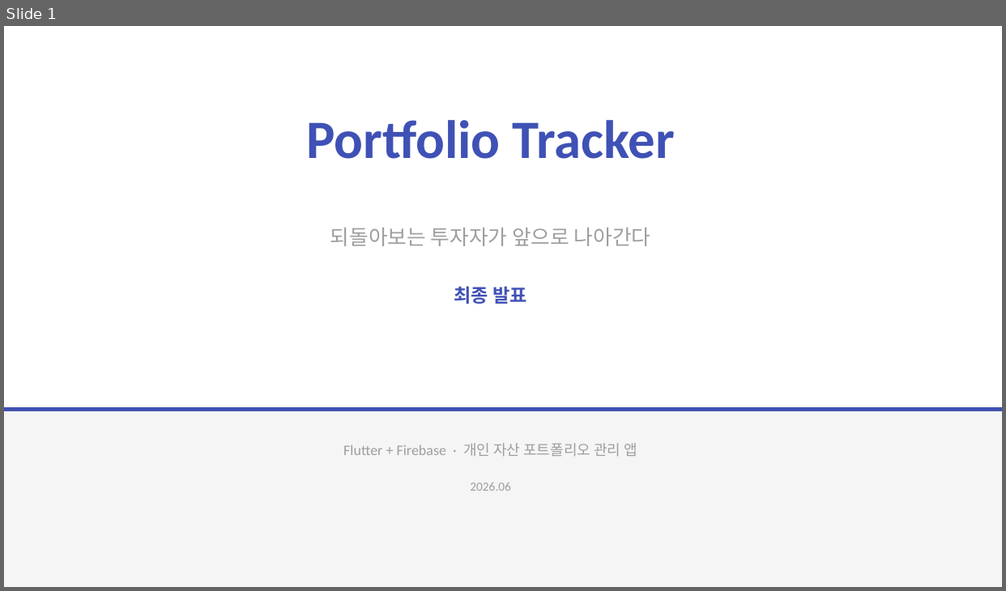
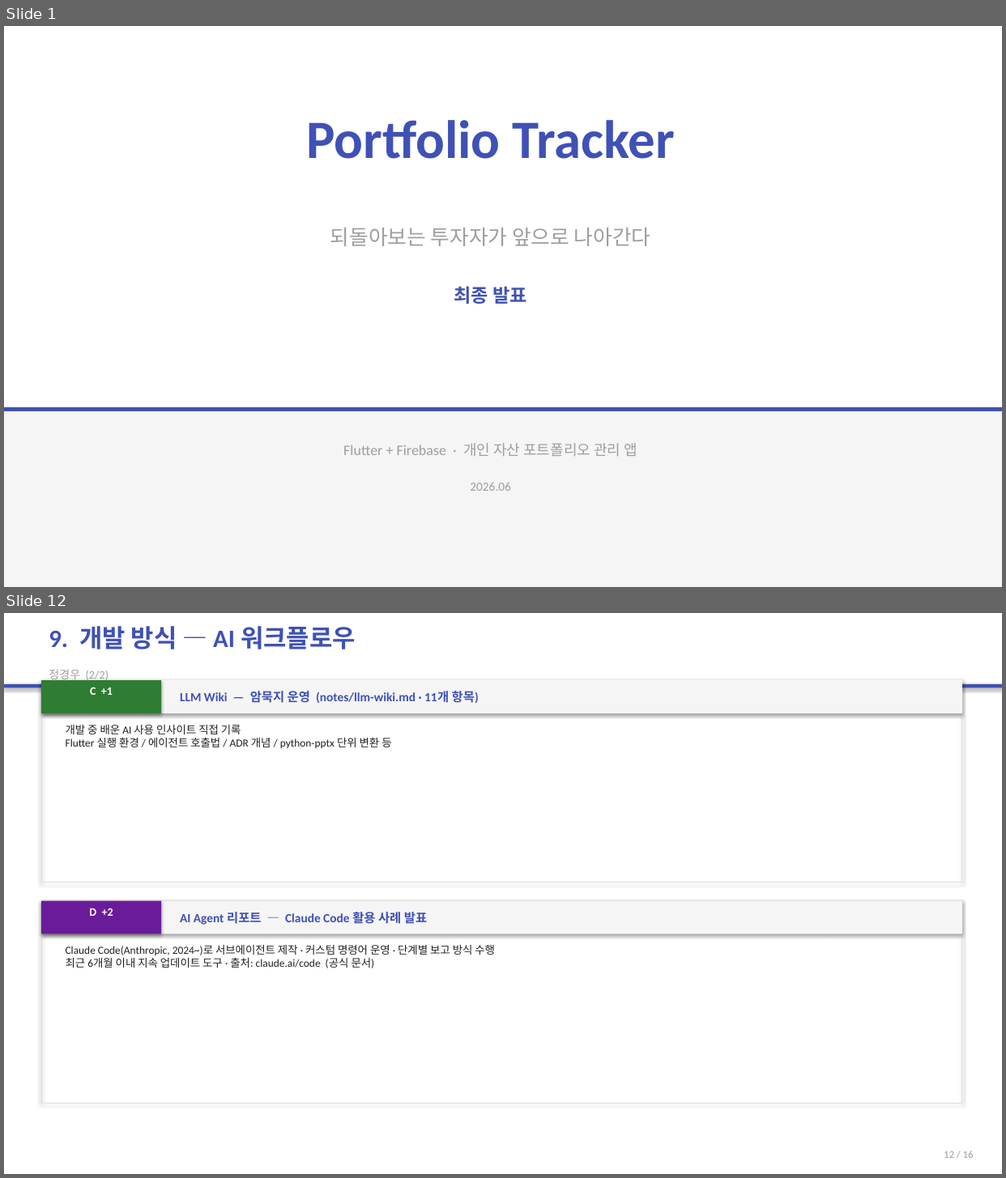
Before and after one commit to 2022136020/project_c, a slide deck: portfolio-tracker/presentation/portfolio-tracker-final.pptx. Shown one above the other, each under a label of ours: slide 1 before the commit, slides 1 and 12 after it; the slides between them are not shown. The pictures are 1006x591 and 1006x1178 pixels, drawn with LibreOffice and Linux fonts; fonts in the diff are those of the drawing. Boxes give left, top, right and bottom in pixels: in the first picture for what was removed or moved away, otherwise in the second. Text is boxed around its words. In the diff, an @@ line names an element or a change of style, - is before the commit and + after.

```diff
--- a/portfolio-tracker/presentation/portfolio-tracker-final.pptx
+++ b/portfolio-tracker/presentation/portfolio-tracker-final.pptx
@@ slide 12 added at box(4, 613, 1002, 1174), background #FFFFFF @@
@@ text added at box(49, 626, 356, 649), 24 pt, text #3F51B5, bold @@
+9. 개발 방식 — AI 워크플로우
@@ rectangle added at box(4, 684, 1002, 688), fill #3F51B5 @@
@@ rectangle added at box(41, 680, 962, 883), outline #E0E0E0 0.8 pt @@
@@ rectangle added at box(41, 680, 962, 713), fill #F5F5F5 @@
@@ rectangle added at box(41, 680, 161, 713), fill #2E7D32 @@
@@ text added at box(49, 670, 108, 682), 11 pt, text #9E9E9E @@
+정경우 (2/2)
@@ text added at box(90, 687, 113, 695), 11 pt, text #FFFFFF, bold @@
+C +1
@@ text added at box(180, 691, 479, 703), 12 pt, text #3F51B5, bold @@
+LLM Wiki — 암묵지 운영 (notes/llm-wiki.md · 11개 항목)
@@ text added at box(66, 725, 391, 748), 10.5 pt, text #212121 @@
+개발 중 배운 AI 사용 인사이트 직접 기록
+Flutter 실행 환경 / 에이전트 호출법 / ADR 개념 / python-pptx 단위 변환 등
@@ rectangle added at box(41, 901, 962, 1103), outline #E0E0E0 0.8 pt @@
@@ rectangle added at box(41, 901, 962, 934), fill #F5F5F5 @@
@@ rectangle added at box(41, 901, 161, 934), fill #6A1B9A @@
@@ text added at box(89, 908, 113, 916), 11 pt, text #FFFFFF, bold @@
+D +2
@@ text added at box(180, 912, 427, 925), 12 pt, text #3F51B5, bold @@
+AI Agent 리포트 — Claude Code 활용 사례 발표
@@ text added at box(66, 945, 495, 969), 10.5 pt, text #212121 @@
+Claude Code(Anthropic, 2024~)로 서브에이전트 제작 · 커스텀 명령어 운영 · 단계별 보고 방식 수행
+최근 6개월 이내 지속 업데이트 도구 · 출처: claude.ai/code (공식 문서)
@@ text added at box(944, 1151, 974, 1158), 10 pt, text #9E9E9E @@
+12 / 16
```
Also in this commit, not shown: 13 slides changed, 1 other slide added, 1 other file.
